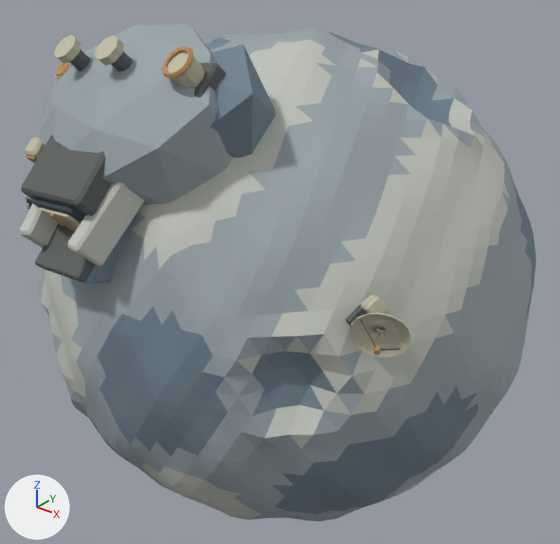
The glTF model apps/web/public/assets/blender/v1/s8/Moon.glb, before and after one commit.
Camera for both pictures: a 50 mm camera at (1.508, -1.931, 1.198) aimed at (-0.016, -0.025, 0.017). Every picture has the same lights, and +X, +Y and +Z are marked at lower left. The picture after the commit comes second. Where no turn or scale is listed for an object, it has been applied to the vertices. Vertices at exactly the same position are counted once.

Names of what the first picture shows: 'S8_Moon • modeled surfaces'.
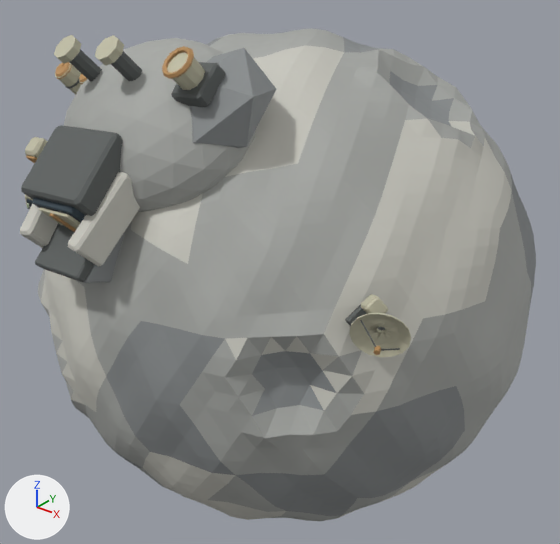
Patch to the scene script:
```diff
--- a/apps/web/public/assets/blender/v1/s8/Moon.glb.py
+++ b/apps/web/public/assets/blender/v1/s8/Moon.glb.py
@@ mat_janus_s8_moon_terrain @@
 mat_janus_s8_moon_terrain = principled_material('Janus_S8_Moon_terrain')
-mat_janus_s8_moon_terrain.base_color = (0.328, 0.386, 0.418)  # grey #9ba7ad
+mat_janus_s8_moon_terrain.base_color = (0.397, 0.407, 0.386)  # grey #a9aba7
 mat_janus_s8_moon_terrain.metallic = 0.08
@@ mat_janus_s8_moon_terrain_dark @@
 mat_janus_s8_moon_terrain_dark = principled_material('Janus_S8_Moon_terrain_dark')
-mat_janus_s8_moon_terrain_dark.base_color = (0.165, 0.227, 0.283)  # greyish blue #718391
+mat_janus_s8_moon_terrain_dark.base_color = (0.258, 0.275, 0.279)  # grey #8b8f90
 mat_janus_s8_moon_terrain_dark.metallic = 0.08
@@ me_s8_moon_faceted_planetary_body_mesh_001 @@
 # used by ob_s8_moon___modeled_surfaces
-me_s8_moon_faceted_planetary_body_mesh_001.from_pydata(...)  # 4778 vertices, 9296 faces; spans x -0.89..0.82, y -0.88..0.83, z -0.83..0.9
+me_s8_moon_faceted_planetary_body_mesh_001.from_pydata(...)  # 4898 vertices, 9536 faces; spans x -0.89..0.82, y -0.88..0.83, z -0.83..0.89
+# me_s8_moon_faceted_planetary_body_mesh_001 part 1
+# 39 vertices are removed from x -0.41..0.31, y -0.77..-0.29, z 0.47..0.9
+# 100 faces are deleted
+# 6 vertices move from x -0.37..0.23, y -0.67..-0.4, z 0.43..0.59 to x -0.36..0.21, y -0.66..-0.4, z 0.44..0.59
+# 159 vertices are added at x -0.42..0.3, y -0.73..-0.3, z 0.42..0.85
+# 320 new faces join them, mat_janus_s8_moon_terrain (grey #a9aba7)
+# 20 new faces join them, mat_janus_s8_moon_terrain_dark (grey #8b8f90)
+# me_s8_moon_faceted_planetary_body_mesh_001 part 2: 205 faces spanning x -0.79..0.8, y -0.78..0.79, z -0.8..0.8 switch from mat_janus_s8_moon_terrain (grey #9ba7ad) to mat_janus_s8_moon_terrain_dark (grey #8b8f90)
+# me_s8_moon_faceted_planetary_body_mesh_001 part 3: 292 faces spanning x -0.81..0.78, y -0.82..0.83, z -0.81..0.8 switch from mat_janus_s8_moon_terrain (grey #9ba7ad) to mat_janus_s8_moon_terrain_light (light grey #cbcac1)
+# me_s8_moon_faceted_planetary_body_mesh_001 part 4: 237 faces spanning x -0.78..0.81, y -0.82..0.82, z -0.82..0.81 switch from mat_janus_s8_moon_terrain_dark (greyish blue #718391) to mat_janus_s8_moon_terrain (grey #a9aba7)
+# me_s8_moon_faceted_planetary_body_mesh_001 part 5: 196 faces spanning x -0.79..0.76, y -0.79..0.76, z -0.82..0.82 switch from mat_janus_s8_moon_terrain_light (light grey #c3c6bd) to mat_janus_s8_moon_terrain (grey #a9aba7)
 me_s8_moon_faceted_planetary_body_mesh_001.materials.append(mat_janus_s8_moon_metal)
```

Pixel boxes [x1, y1, x2, y2] of what changed, in the pictures (560 x 544 px):
'S8_Moon • modeled surfaces', recoloured, reshaped: before [20, 24, 536, 521]; after [20, 28, 536, 521]
part 1 of me_s8_moon_faceted_planetary_body_mesh_001, cut back: before [37, 24, 276, 205]; after [64, 38, 276, 212]
part 2 of me_s8_moon_faceted_planetary_body_mesh_001, recoloured: [150, 42, 531, 516] in both
part 3 of me_s8_moon_faceted_planetary_body_mesh_001, recoloured: [61, 48, 512, 519] in both
part 4 of me_s8_moon_faceted_planetary_body_mesh_001, recoloured: [89, 32, 531, 508] in both
part 5 of me_s8_moon_faceted_planetary_body_mesh_001, recoloured: [56, 40, 505, 506] in both
